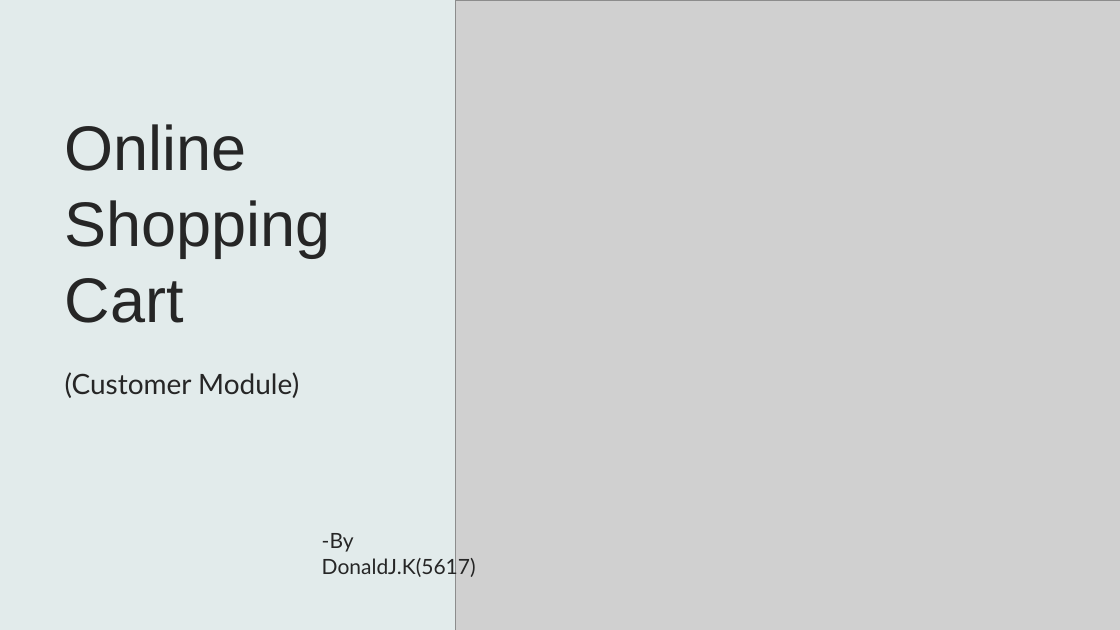
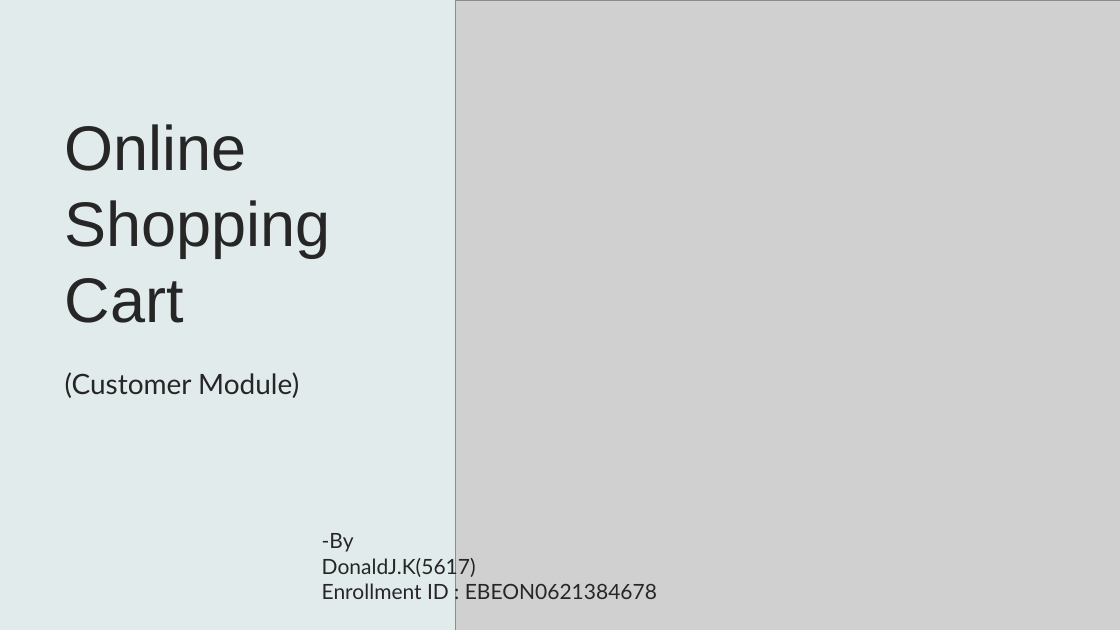
Before and after one commit to Donald189/online-Shopping, a slide deck: slide 1 of Online Shopping Cart.pptx. Drawn at 1120x630 pixels with LibreOffice and Linux fonts; fonts in the diff are those of the drawing; grey boxes stand for pictures. Boxes give left, top, right and bottom in pixels: in the first picture for what was removed or moved away, otherwise in the second. Text is boxed around its words. In the diff, an @@ line names an element or a change of style, - is before the commit and + after.

```diff
--- a/Online Shopping Cart.pptx
+++ b/Online Shopping Cart.pptx
@@ text at [322,583,657,599]: paragraph added @@
+Enrollment ID : EBEON0621384678
```
Also in this commit, not shown: 2 other slides changed, 2 slides added, 30 other files.
